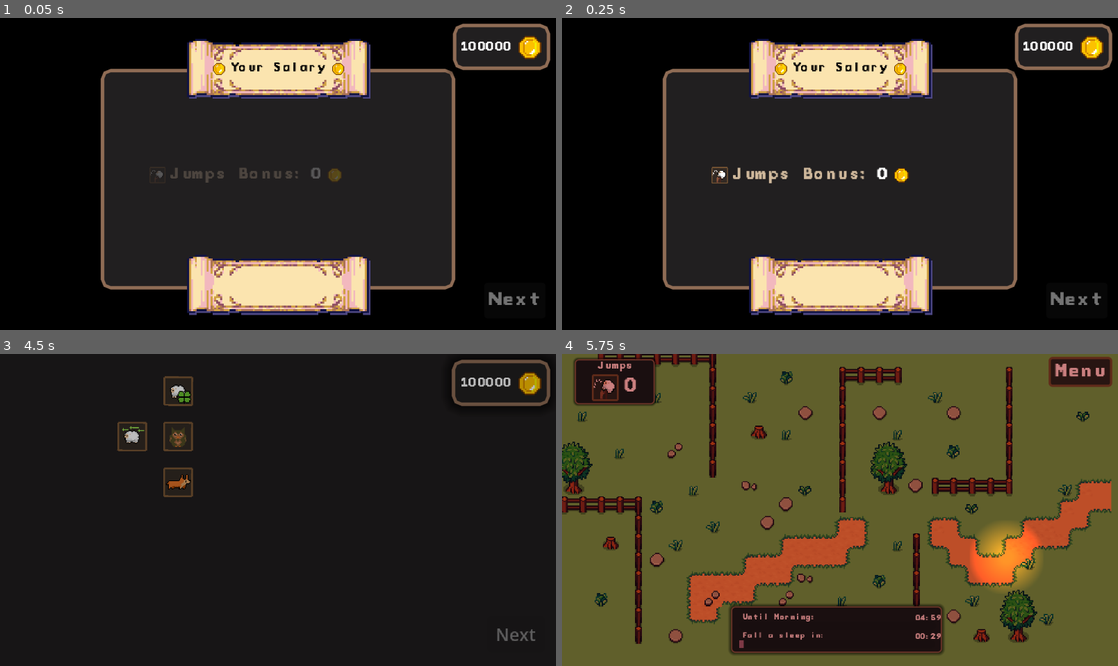
Above: before the commit, frames 1-4 (two rows, left to right).
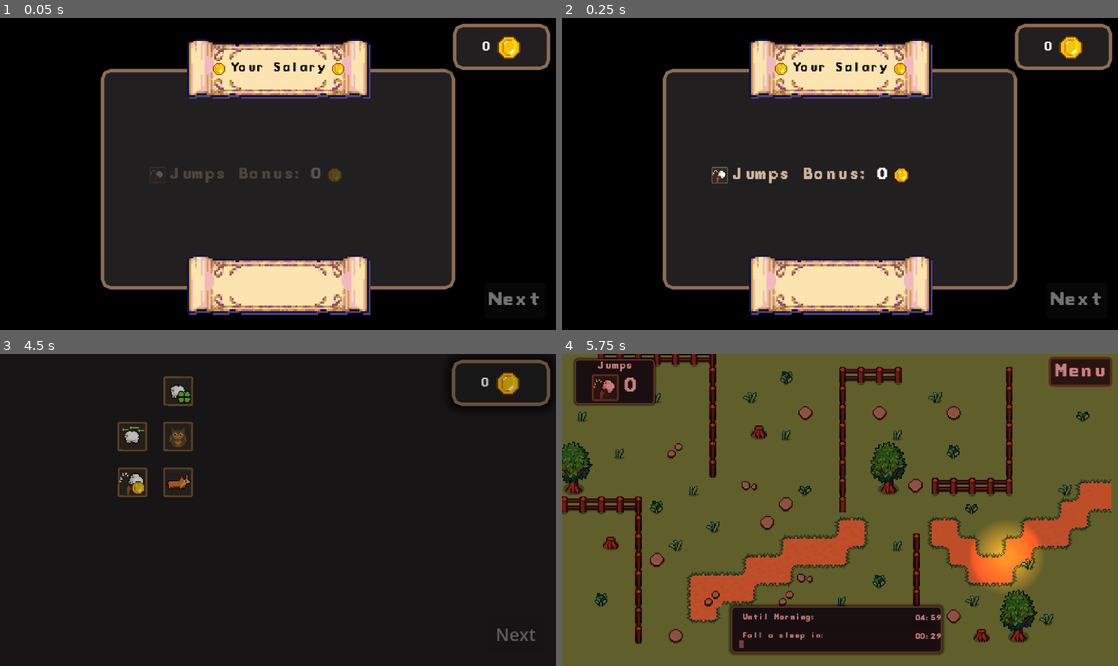
Above: after the commit, the same moments.

Repository: kandlash/Count-The-Sheep
Game: Godot game, scene res://scenes/money_count.tscn
Two runs of this game, one before a commit and one after it. Both use one fixed random seed, a clock stepped at 60 frames per second and the inputs below. This scene is started directly instead of the project's main scene. Sound files missing from this copy of the repository are replaced by a short silence.
Inputs (mouse positions are in pixels of both pictures, inside the frame that each line leads up to):
- Up to frame 1 (0.05 s): no input
- Up to frame 2 (0.25 s): no input
- Up to frame 3 (4.5 s): move the mouse to (400, 494) at 0.52 s; click (400, 494) at 0.67 s; tap Enter at 1.25 s; drag from (166, 525) to (250, 572) at 1.27 s; move the mouse to (333, 441) at 2.02 s; click (333, 441) at 2.17 s; drag from (250, 572) to (111, 463) at 2.77 s; click "Next" at 3.5 s; click "Next" at 4.25 s
- Up to frame 4 (5.75 s): move the mouse to (1006, 556) at 5.02 s; click (1006, 556) at 5.17 s

The runs differ from the first frame. In frame 1, 0.6% of the frame differs, in the area x 83-98%, y 5-14%; in frame 2, 0.6%; in frame 3, 0.9%, in the area x 21-98%, y 5-46%; in frame 4, nothing differs.

Commit message:
new balance

Diff:
--- a/assets/translation/lang.csv
+++ b/assets/translation/lang.csv
@@ -92,3 +92,9 @@
 key_sound,Sound Effects,Звуковые эффекты
 key_next,Next,Далее
 key_master,Master,Мастер
+key_jump_bonus_1,Jump I,Прыжок I
+key_jump_bonus_2,Jump II,Прыжок II
+key_jump_bonus_3,Jump III,Прыжок III
+key_jump_bonus_description_1,Jump bonus [color=green]+-value%[/color],Бонус прыжка [color=green]+-value%[/color]
+key_jump_bonus_description_2,Jump bonus [color=green]+-value%[/color],Бонус прыжка [color=green]+-value%[/color]
+key_jump_bonus_description_3,Jump bonus [color=green]+-value%[/color],Бонус прыжка [color=green]+-value%[/color]
--- a/scenes/upgrade_shop.tscn
+++ b/scenes/upgrade_shop.tscn
@@ -11,6 +11,7 @@
 [ext_resource type="Texture2D" uid="uid://e32o4pylq7gg" path="res://assets/sprites/upgrade_icons/shee_feed_upgrade.png" id="6_lt0d2"]
 [ext_resource type="Texture2D" uid="uid://cvua1anj26mhl" path="res://assets/sprites/upgrade_icons/uncommon_bonus_icon.png" id="6_ojws6"]
 [ext_resource type="Texture2D" uid="uid://c4mums6n204iw" path="res://assets/sprites/upgrade_icons/rare_bonus_icon.png" id="7_3r51h"]
+[ext_resource type="Texture2D" uid="uid://dqfan1b6fi7f4" path="res://assets/sprites/upgrade_icons/jump_bonus_icon.png" id="7_57m7w"]
 [ext_resource type="Texture2D" uid="uid://c4uhfqhl34tpw" path="res://assets/sprites/upgrade_icons/epic_bonus_icon.png" id="8_57m7w"]
 [ext_resource type="Texture2D" uid="uid://baocqqy5x0bc1" path="res://assets/sprites/upgrade_icons/big_brain_upgrade.png" id="8_mndg8"]
 [ext_resource type="Texture2D" uid="uid://dfsbx67665txl" path="res://assets/sprites/upgrade_icons/legend_bonus_icon.png" id="9_4h17k"]
@@ -47,8 +48,8 @@
 grow_horizontal = 2
 grow_vertical = 2
 script = ExtResource("1_ya5xe")
-metadata/_edit_vertical_guides_ = [1326.0, 1043.0]
-metadata/_edit_horizontal_guides_ = [224.0, 20.0, -158.0]
+metadata/_edit_vertical_guides_ = [1326.0, 1043.0, 637.0, 447.0]
+metadata/_edit_horizontal_guides_ = [224.0, 20.0, -158.0, 692.0, 900.0, 491.0]
 
 [node name="ColorRect" type="ColorRect" parent="." unique_id=1915249550]
 z_index = -25
@@ -130,34 +131,58 @@
 upgrade_id = "owl_2"
 
 [node name="UpgradeNode13" parent="GraphRoot" unique_id=316448916 instance=ExtResource("1_v8ny2")]
-offset_left = 916.0
-offset_top = -108.0
-offset_right = 1044.0
-offset_bottom = 20.0
+offset_left = 319.0
+offset_top = 492.0
+offset_right = 447.0
+offset_bottom = 620.0
 texture_normal = ExtResource("6_ojws6")
 upgrade_id = "raririty_bonuses_1"
 
+[node name="UpgradeNode20" parent="GraphRoot" unique_id=445086209 instance=ExtResource("1_v8ny2")]
+offset_left = 508.58533
+offset_top = 491.00003
+offset_right = 636.5853
+offset_bottom = 619.0
+texture_normal = ExtResource("7_57m7w")
+upgrade_id = "jump_bonus_1"
+
+[node name="UpgradeNode21" parent="GraphRoot" unique_id=1468032028 instance=ExtResource("1_v8ny2")]
+offset_left = 508.58533
+offset_top = 692.0
+offset_right = 636.5853
+offset_bottom = 820.0
+texture_normal = ExtResource("7_57m7w")
+upgrade_id = "jump_bonus_2"
+
+[node name="UpgradeNode22" parent="GraphRoot" unique_id=970108222 instance=ExtResource("1_v8ny2")]
+offset_left = 508.58533
+offset_top = 900.00006
+offset_right = 636.5853
+offset_bottom = 1028.0
+texture_normal = ExtResource("7_57m7w")
+upgrade_id = "jump_bonus_3"
+
 [node name="UpgradeNode14" parent="GraphRoot" unique_id=1016548520 instance=ExtResource("1_v8ny2")]
-offset_left = 1130.0001
-offset_top = -108.0
-offset_right = 1258.0001
-offset_bottom = 20.0
+offset_left = 319.58533
+offset_top = 692.0
+offset_right = 447.58533
+offset_bottom = 820.0
 texture_normal = ExtResource("7_3r51h")
 upgrade_id = "raririty_bonuses_2"
 
 [node name="UpgradeNode15" parent="GraphRoot" unique_id=559977083 instance=ExtResource("1_v8ny2")]
-offset_left = 1326.0001
-offset_top = -107.99997
-offset_right = 1454.0001
-offset_bottom = 20.0
+offset_left = 313.58536
+offset_top = 899.0
+offset_right = 441.58533
+offset_bottom = 1027.0
 texture_normal = ExtResource("8_57m7w")
 upgrade_id = "raririty_bonuses_3"
 
 [node name="UpgradeNode16" parent="GraphRoot" unique_id=148115241 instance=ExtResource("1_v8ny2")]
-offset_left = 1504.0001
-offset_top = -107.99997
-offset_right = 1632.0001
-offset_bottom = 20.0
+offset_left = 312.58533
+offset_top = 1082.0
+offset_right = 440.58533
+offset_bottom = 1210.0
 texture_normal = ExtResource("9_4h17k")
 upgrade_id = "raririty_bonuses_4"
 
--- a/scripts/G.gd
+++ b/scripts/G.gd
@@ -4,7 +4,9 @@
 var jumps_count := 0
 
 var max_tired_points := 30.0
-var money := 100000
+var money := 0
+
+var jump_reward = 1.0
 
 var jump_power := 1.0
 var income_multiplier := 1.0
--- a/scripts/money_count.gd
+++ b/scripts/money_count.gd
@@ -52,7 +52,7 @@
 	# 💥 JUMPS FIRST
 	# =========================
 
-	var jump_money = G.jumps_count * jump_reward
+	var jump_money = int(G.jumps_count * G.jump_reward)
 
 	jump_container.visible = true
 	jump_container.modulate.a = 0.0
--- a/scripts/upgrades/UpgradeManager.gd
+++ b/scripts/upgrades/UpgradeManager.gd
@@ -85,6 +85,8 @@
 
 		"legend_bonuses":
 			G.reward_multipliers[G.Rarity.LEGENDARY] += effect["value"] / 100.0
+		"jump_bonus":
+			G.jump_reward += G.jump_reward * effect["value"]/100
 		_:
 			push_warning("Unknown effect: " + str(effect))
 
--- a/scripts/upgrades/upgrade_data.gd
+++ b/scripts/upgrades/upgrade_data.gd
@@ -5,37 +5,37 @@
 		"owl_1": {
 			"name": "key_owl_1_name_upgrade",
 			"max_level": 3,
-			"cost": [10, 20, 40],
+			"cost": [10, 40, 70],
 			"parents": [],
 			"next": ["owl_2"],
 			"description": "key_owl_1_description_upgrade",
 
 			"effects": [
-				[{ "type": "max_tired", "value": 100 }],
-				[{ "type": "max_tired", "value": 120 }],
-				[{ "type": "max_tired", "value": 150 }]
+				[{ "type": "max_tired", "value": 45 }],
+				[{ "type": "max_tired", "value": 60 }],
+				[{ "type": "max_tired", "value": 100 }]
 			]
 		},
 
 		"owl_2": {
 			"name": "key_owl_2_name_upgrade",
 			"max_level": 3,
-			"cost": [60, 80, 120],
+			"cost": [120, 160, 200],
 			"parents": ["owl_1"],
 			"next": ["owl_3"],
 			"description": "key_owl_2_description_upgrade",
 
 			"effects": [
-				[{ "type": "max_tired", "value": 200 }],
-				[{ "type": "max_tired", "value": 220 }],
-				[{ "type": "max_tired", "value": 250 }]
+				[{ "type": "max_tired", "value": 120 }],
+				[{ "type": "max_tired", "value": 155 }],
+				[{ "type": "max_tired", "value": 180 }]
 			]
 		},
 
 		"owl_3": {
 			"name": "key_owl_3_name_upgrade",
 			"max_level": 1,
-			"cost": [200],
+			"cost": [1000],
 			"parents": ["owl_2"],
 			"next": [],
 			"description": "key_owl_3_description_upgrade",
@@ -47,7 +47,7 @@
 		"lucky_1": {
 			"name": "key_lucky_1_name_upgrade",
 			"max_level": 1,
-			"cost": [200],
+			"cost": [150],
 			"parents": [],
 			"next": ["lucky_2", "feed_1"],
 			"description": "key_lucky_1_description_upgrade",
@@ -59,7 +59,7 @@
 		"lucky_2": {
 			"name": "key_lucky_2_name_upgrade",
 			"max_level": 1,
-			"cost": [500],
+			"cost": [300],
 			"parents": ["lucky_1"],
 			"next": ["lucky_3"],
 			"description": "key_lucky_2_description_upgrade",
@@ -71,7 +71,7 @@
 		"lucky_3": {
 			"name": "key_lucky_3_name_upgrade",
 			"max_level": 1,
-			"cost": [1200],
+			"cost": [500],
 			"parents": ["lucky_2"],
 			"next": [],
 			"description": "key_lucky_3_description_upgrade",
@@ -83,10 +83,24 @@
 		"speedy_sheep_1": {
 			"name": "key_speedy_sheep_1_name_upgrade",
 			"max_level": 3,
-			"cost": [50, 100, 150],
+			"cost": [30, 35, 40],
 			"parents": [],
 			"next": ["speedy_sheep_2", "big_brain_1"],
 			"description": "key_speedy_sheep_1_description_upgrade",
+			"effects": [
+				[{ "type": "sheep_speed_percent", "value": 5.0 }],
+				[{ "type": "sheep_speed_percent", "value": 7.0 }],
+				[{ "type": "sheep_speed_percent", "value": 10.0 }]
+			]
+		},
+
+		"speedy_sheep_2": {
+			"name": "key_speedy_sheep_2_name_upgrade",
+			"max_level": 3,
+			"cost": [120, 200, 300],
+			"parents": ["speedy_sheep_1"],
+			"next": ["speedy_sheep_2"],
+			"description": "key_speedy_sheep_2_description_upgrade",
 			"effects": [
 				[{ "type": "sheep_speed_percent", "value": 5.0 }],
 				[{ "type": "sheep_speed_percent", "value": 5.0 }],
@@ -94,24 +108,10 @@
 			]
 		},
 
-		"speedy_sheep_2": {
-			"name": "key_speedy_sheep_2_name_upgrade",
-			"max_level": 3,
-			"cost": [300, 400, 500],
-			"parents": ["speedy_sheep_1"],
-			"next": ["speedy_sheep_2"],
-			"description": "key_speedy_sheep_2_description_upgrade",
-			"effects": [
-				[{ "type": "sheep_speed_percent", "value": 5.0 }],
-				[{ "type": "sheep_speed_percent", "value": 5.0 }],
-				[{ "type": "sheep_speed_percent", "value": 5.0 }]
-			]
-		},
-
 		"speedy_sheep_3": {
 			"name": "key_speedy_sheep_3_name_upgrade",
 			"max_level": 3,
-			"cost": [800, 1200, 1500],
+			"cost": [400, 500, 800],
 			"parents": ["speedy_sheep_2"],
 			"next": [],
 			"description": "key_speedy_sheep_3_description_upgrade",
@@ -137,7 +137,7 @@
 		"dog_2": {
 			"name": "key_dog_2_name_upgrade",
 			"max_level": 1,
-			"cost": [500],
+			"cost": [300],
 			"parents": ["dog_1"],
 			"next": ["dog_3"],
 			"description": "key_dog_2_description_upgrade",
@@ -149,7 +149,7 @@
 		"dog_3": {
 			"name": "key_dog_3_name_upgrade",
 			"max_level": 1,
-			"cost": [500],
+			"cost": [450],
 			"parents": ["dog_2"],
 			"next": [],
 			"description": "key_dog_3_description_upgrade",
@@ -161,7 +161,7 @@
 		"feed_1": {
 			"name": "key_feed_1_name_upgrade",
 			"max_level": 3,
-			"cost": [100, 200, 300],
+			"cost": [50, 70, 100],
 			"parents": ["lucky_1"],
 			"next": ["feed_2"],
 			"description": "key_feed_1_description_upgrade",
@@ -175,7 +175,7 @@
 		"feed_2": {
 			"name": "key_feed_2_name_upgrade",
 			"max_level": 3,
-			"cost": [400, 500, 600],
+			"cost": [110, 150, 200],
 			"parents": ["feed_1"],
 			"next": ["feed_3"],
 			"description": "key_feed_2_description_upgrade",
@@ -189,21 +189,21 @@
 		"feed_3": {
 			"name": "key_feed_3_name_upgrade",
 			"max_level": 3,
-			"cost": [700, 800, 900],
+			"cost": [220, 250, 300],
 			"parents": ["feed_2"],
 			"next": [],
 			"description": "key_feed_3_description_upgrade",
 			"effects": [
-				[{ "type": "sheep_max_time", "value": 10 }],
-				[{ "type": "sheep_max_time", "value": 10 }],
-				[{ "type": "sheep_max_time", "value": 10 }]
+				[{ "type": "sheep_max_time", "value": 15 }],
+				[{ "type": "sheep_max_time", "value": 15 }],
+				[{ "type": "sheep_max_time", "value": 15 }]
 			]
 		},
 
 		"big_brain_1": {
 			"name": "key_big_brain_1_name_upgrade",
 			"max_level": 3,
-			"cost": [100, 200, 300],
+			"cost": [50, 70, 80],
 			"parents": ["speedy_sheep_1"],
 			"next": ["big_brain_2"],
 			"description": "key_big_brain_1_description_upgrade",
@@ -217,7 +217,7 @@
 		"big_brain_2": {
 			"name": "key_big_brain_2_name_upgrade",
 			"max_level": 3,
-			"cost": [400, 500, 600],
+			"cost": [100, 120, 130],
 			"parents": ["big_brain_1"],
 			"next": ["big_brain_3"],
 			"description": "key_big_brain_2_description_upgrade",
@@ -231,77 +231,77 @@
 		"big_brain_3": {
 			"name": "key_big_brain_3_name_upgrade",
 			"max_level": 3,
-			"cost": [700, 800, 900],
+			"cost": [150, 160, 200],
 			"parents": ["big_brain_2"],
 			"next": [],
 			"description": "key_big_brain_3_description_upgrade",
 			"effects": [
 				[{ "type": "sheep_confusion_time", "value": 5 }],
 				[{ "type": "sheep_confusion_time", "value": 5 }],
-				[{ "type": "sheep_confusion_time", "value": 5 }]
+				[{ "type": "sheep_confusion_time", "value": 15 }]
 			]
 		},
 
 		"raririty_bonuses_1": {
 			"name": "key_rarity_bonuses_1_name_upgrade",
 			"max_level": 3,
-			"cost": [100, 200, 300],
-			"parents": ["lucky_2"],
+			"cost": [35, 50, 100],
+			"parents": ["jump_bonus_1"],
 			"next": ["raririty_bonuses_2"],
 			"description": "key_rarity_bonuses_1_description_upgrade",
 			"effects": [
-				[{ "type": "uncomon_bonuses", "value": 10 }],
-				[{ "type": "uncomon_bonuses", "value": 10 }],
-				[{ "type": "uncomon_bonuses", "value": 10 }]
+				[{ "type": "uncomon_bonuses", "value": 30 }],
+				[{ "type": "uncomon_bonuses", "value": 35 }],
+				[{ "type": "uncomon_bonuses", "value": 40 }]
 			]
 		},
 
 		"raririty_bonuses_2": {
 			"name": "key_rarity_bonuses_2_name_upgrade",
 			"max_level": 3,
-			"cost": [400, 500, 600],
+			"cost": [110, 130, 150],
 			"parents": ["raririty_bonuses_1"],
 			"next": ["raririty_bonuses_3"],
 			"description": "key_rarity_bonuses_2_description_upgrade",
 			"effects": [
-				[{ "type": "rare_bonuses", "value": 10 }],
-				[{ "type": "rare_bonuses", "value": 10 }],
-				[{ "type": "rare_bonuses", "value": 10 }]
+				[{ "type": "rare_bonuses", "value": 40 }],
+				[{ "type": "rare_bonuses", "value": 45 }],
+				[{ "type": "rare_bonuses", "value": 50 }]
 			]
 		},
 
 		"raririty_bonuses_3": {
 			"name": "key_rarity_bonuses_3_name_upgrade",
 			"max_level": 3,
-			"cost": [400, 500, 600],
+			"cost": [200, 250, 270],
 			"parents": ["raririty_bonuses_2"],
 			"next": ["raririty_bonuses_4"],
 			"description": "key_rarity_bonuses_3_description_upgrade",
 			"effects": [
-				[{ "type": "epic_bonuses", "value": 10 }],
-				[{ "type": "epic_bonuses", "value": 10 }],
-				[{ "type": "epic_bonuses", "value": 10 }]
+				[{ "type": "epic_bonuses", "value": 40 }],
+				[{ "type": "epic_bonuses", "value": 45 }],
+				[{ "type": "epic_bonuses", "value": 50 }]
 			]
 		},
 
 		"raririty_bonuses_4": {
 			"name": "key_rarity_bonuses_4_name_upgrade",
 			"max_level": 3,
-			"cost": [400, 500, 600],
+			"cost": [300, 310, 320],
 			"parents": ["raririty_bonuses_3"],
 			"next": [],
 			"description": "key_rarity_bonuses_4_description_upgrade",
 			"effects": [
-				[{ "type": "legend_bonuses", "value": 10 }],
-				[{ "type": "legend_bonuses", "value": 10 }],
-				[{ "type": "legend_bonuses", "value": 10 }]
+				[{ "type": "legend_bonuses", "value": 40 }],
+				[{ "type": "legend_bonuses", "value": 45 }],
+				[{ "type": "legend_bonuses", "value": 50 }]
 			]
 		},
 
 		"speedy_dogs_1": {
 			"name": "key_speedy_dogs_1_name_upgrade",
 			"max_level": 3,
-			"cost": [100, 200, 300],
+			"cost": [50, 70, 80],
 			"parents": ["dog_1"],
 			"next": ["speedy_dogs_2"],
 			"description": "key_speedy_dogs_1_description_upgrade",
@@ -315,8 +315,8 @@
 		"speedy_dogs_2": {
 			"name": "key_speedy_dogs_2_name_upgrade",
 			"max_level": 3,
-			"cost": [100, 200, 300],
-			"parents": ["dog_1"],
+			"cost": [100, 120, 150],
+			"parents": ["speedy_dogs_1"],
 			"next": ["speedy_dogs_3"],
 			"description": "key_speedy_dogs_2_description_upgrade",
 			"effects": [
@@ -329,14 +329,56 @@
 		"speedy_dogs_3": {
 			"name": "key_speedy_dogs_3_name_upgrade",
 			"max_level": 3,
-			"cost": [100, 200, 300],
-			"parents": ["dog_2"],
+			"cost": [160, 200, 350],
+			"parents": ["speedy_dogs_2"],
 			"next": [],
 			"description": "key_speedy_dogs_3_description_upgrade",
 			"effects": [
 				[{ "type": "dogs_speed_percent", "value": 5 }],
 				[{ "type": "dogs_speed_percent", "value": 6 }],
-				[{ "type": "dogs_speed_percent", "value": 300 }]
+				[{ "type": "dogs_speed_percent", "value": 100 }]
+			]
+		},
+
+		"jump_bonus_1": {
+			"name": "key_jump_bonus_1",
+			"max_level": 3,
+			"cost": [30, 50, 70],
+			"parents": [],
+			"next": ["raririty_bonuses_1", "jump_bonus_2"],
+			"description": "key_jump_bonus_description_1",
+			"effects": [
+				[{ "type": "jump_bonus", "value": 15 }],
+				[{ "type": "jump_bonus", "value": 25 }],
+				[{ "type": "jump_bonus", "value": 35 }]
+			]
+		},
+
+		"jump_bonus_2": {
+			"name": "key_jump_bonus_2",
+			"max_level": 3,
+			"cost": [100, 150, 200],
+			"parents": ["jump_bonus_1"],
+			"next": ["jump_bonus_3"],
+			"description": "key_jump_bonus_description_2",
+			"effects": [
+				[{ "type": "jump_bonus", "value": 15 }],
+				[{ "type": "jump_bonus", "value": 25 }],
+				[{ "type": "jump_bonus", "value": 35 }]
+			]
+		},
+
+		"jump_bonus_3": {
+			"name": "key_jump_bonus_3",
+			"max_level": 3,
+			"cost": [210, 220, 500],
+			"parents": ["jump_bonus_2"],
+			"next": ["jump_bonus_3"],
+			"description": "key_jump_bonus_description_3",
+			"effects": [
+				[{ "type": "jump_bonus", "value": 25 }],
+				[{ "type": "jump_bonus", "value": 35 }],
+				[{ "type": "jump_bonus", "value": 100 }]
 			]
 		},
 	}
Binary file added: assets/sprites/upgrade_icons/jump_bonus_icon.png
Not shown, added: assets/sprites/upgrade_icons/jump_bonus_icon.png.import
Not shown, changed: assets/translation/lang.csv.import
Binary file changed: assets/translation/lang.en.translation
Binary file changed: assets/translation/lang.ru.translation
